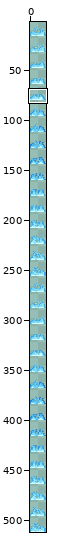
Sprite sheet: textures/blocks/fire_1.png. Above, an overview of the earlier version with the close-up marked.
Close-up. As it was:
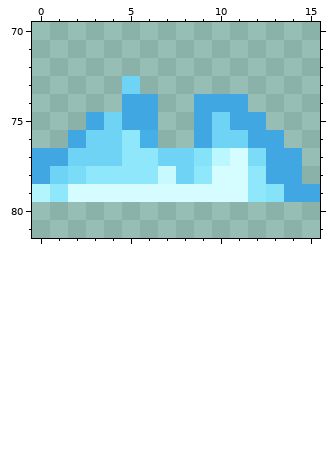
The file is 16x512 pixels. Pixels under 10% opacity are left out. Colours within 5 levels of each other are drawn and written as one. Shown: x 0..15, y 70..81. The wide view leaves out empty margins. The commit also changed other parts of the picture, which this record leaves out.
The result:
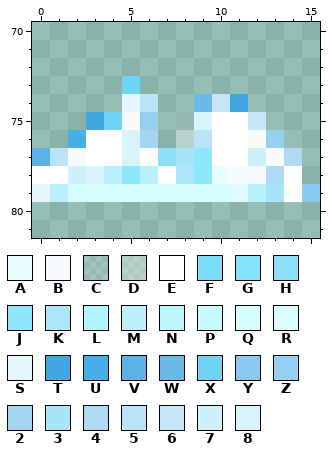
Palette (. is transparent): A #e8fdff  B #f7fbfe  C #ffffff1b  D #ffffff4e  E #ffffff  F #7adcf7  G #84e2f9  H #8ce1f9  J #8ee7fa  K #ace6f9  L #b2f5fd  M #baf0fc  N #bbf7fe  P #c7fafe  Q #d5fcff  R #dcfcff  S #e5f7fd  T #41a7e3  U #47afe7  V #5cb2e6  W #6bb9e8  X #6ed3f5  Y #8bc9ee  Z #97cff0  2 #a4d5f1  3 #a6e4f9  4 #afdaf3  5 #bbe3f7  6 #c6e5f7  7 #cef0fc  8 #d9f3fc
The exact change:
@@ x 0..15 @@
 73 .....X..........
-74 .....TT..TTT....
-75 ...TXTT..TXTT...
-76 ..TXXJU..TXXTT..
-77 TTXXXJJXXGNQFTT.
-78 TXFJJJJPXJQQJTT.
-79 LJQQQQQQQQQQJGTT
+74 .....S5..W6T....
+75 ...TXBZ.C8EE6...
+76 ..UEE82.D5EEBZ..
+77 V5BEE8EH3JEE7B4.
+78 EE78MJMEKJABB4E.
+79 SMQQQQQQQQQRM3EY
 80 ................
Boxes around the changes in both close-ups, in picture pixels (x1, y1, x2, y2):
changed: (32, 94, 320, 202)
